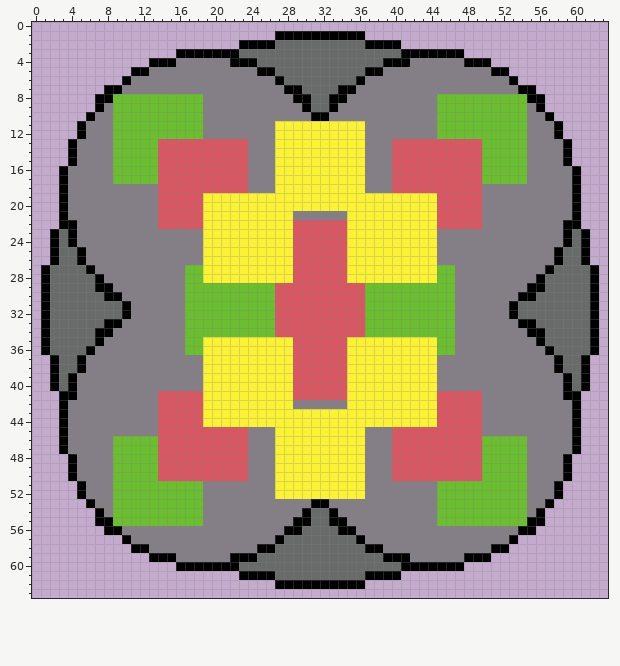
Two states of a pixel-art file, assets/textures/castle.aseprite. The picture above was drawn from the file before the commit.
64x64 pixels, 1 frame.
And afterwards:
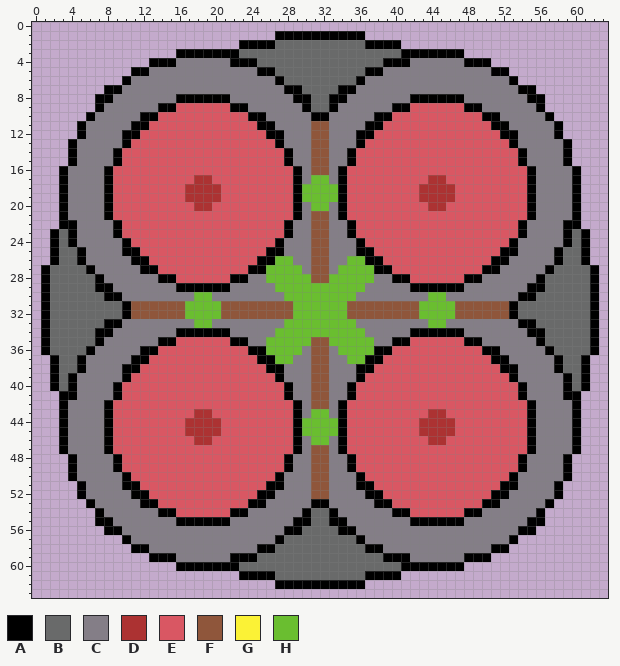
Palette (. is transparent): A #000000  B #696a6a  C #847e87  D #ac3232  E #d95763  F #8f563b  G #fbf236  H #6abe30
The exact change:
layer "Layer 4" now hidden
layer "Layer 5" added
layer "Layer 6" added
Changed rows in their new state; - is an unchanged pixel.
first column x 8:
 8 -CCCCCCCAAAAAA--------------------AAAAAACCCCCCC-
 9 -CCCCCAAEEEEEEAA----------------AAEEEEEEAACCCCC-
10 -CCCAAEEEEEEEEEEAA------------AAEEEEEEEEEEAACCC-
11 -CCAAEEEEEEEEEEEEAACCCCFFCCCCAAEEEEEEEEEEEEAACC-
12 -CAAEEEEEEEEEEEEEEAACCCFFCCCAAEEEEEEEEEEEEEEAAC-
13 -CAEEE----------EEEACCCFFCCCAEEE----------EEEAC-
14 -AEEEE----------EEEEACCFFCCAEEEE----------EEEEA-
15 -AEEEE----------EEEEACCFFCCAEEEE----------EEEEA-
16 AEEEEE----------EEEEEACFFCAEEEEE----------EEEEEA
17 AEEEEE----DD----EEEEEACHHCAEEEEE----DD----EEEEEA
18 AEEEEE---DDDD---EEEEEAHHHHAEEEEE---DDDD---EEEEEA
19 AEEEEE---DDDDEEEEEEEEAHHHHAEEEEEEEEDDDD---EEEEEA
20 AEEEEE----DDEEEEEEEEEACHHCAEEEEEEEEEDD----EEEEEA
21 AEEEEE-----EEEEEEEEEEA-FF-AEEEEEEEEEE-----EEEEEA
22 -AEEEE-----EEEEEEEEEACCFFCCAEEEEEEEEE-----EEEEA-
23 -AEEEEEEEEEEEEEEEEEEACCFFCCAEEEEEEEEEEEEEEEEEEA-
24 --AEEEEEEEEEEEEEEEEACCCFFCCCAEEEEEEEEEEEEEEEEA--
25 --AAEEEEEEEEEEEEEEAACCCFFCCCAAEEEEEEEEEEEEEEAA--
26 ---AAEEEEEEEEEEEEAAHHCCFFCCHHAAEEEEEEEEEEEEAA---
27 ----AAEEEEEEEEEEAAHHHHCFFCHHHHAAEEEEEEEEEEAA----
28 ------AAEEEEEEAACCHHHHHFFHHHHHCCAAEEEEEEAA------
29 --------AAAAAACCCCCHHHHHHHHHHCCCCCAAAAAA--------
30 ---------C--CCCCCCCCHHHHHHHHCCCCCCCC--C---------
31 ---FFFFFF----FFFFFFFFHHHHHHFFFFFFFF----FFFFFF---
32 ---FFFFFF----FFFFFFFFHHHHHHFFFFFFFF----FFFFFF---
33 ---------C--CCCCCCCCHHHHHHHHCCCCCCCC--C---------
34 --------AAAAAACCCCCHHHHHHHHHHCCCCCAAAAAA--------
35 ------AAEEEEEEAACCHHHHHFFHHHHHCCAAEEEEEEAA------
36 ----AAEEEEEEEEEEAAHHHHCFFCHHHHAAEEEEEEEEEEAA----
37 ---AAEEEEEEEEEEEEAAHHCCFFCCHHAAEEEEEEEEEEEEAA---
38 --AAEEEEEEEEEEEEEEAACCCFFCCCAAEEEEEEEEEEEEEEAA--
39 --AEEEEEEEEEEEEEEEEACCCFFCCCAEEEEEEEEEEEEEEEEA--
40 -AEEEEEEEEEEEEEEEEEEACCFFCCAEEEEEEEEEEEEEEEEEEA-
41 -AEEEE-----EEEEEEEEEACCFFCCAEEEEEEEEE-----EEEEA-
42 AEEEEE-----EEEEEEEEEEA-FF-AEEEEEEEEEE-----EEEEEA
43 AEEEEE----DDEEEEEEEEEACHHCAEEEEEEEEEDD----EEEEEA
44 AEEEEE---DDDDEEEEEEEEAHHHHAEEEEEEEEDDDD---EEEEEA
45 AEEEEE---DDDD---EEEEEAHHHHAEEEEE---DDDD---EEEEEA
46 AEEEEE----DD----EEEEEACHHCAEEEEE----DD----EEEEEA
47 AEEEEE----------EEEEEACFFCAEEEEE----------EEEEEA
48 -AEEEE----------EEEEACCFFCCAEEEE----------EEEEA-
49 -AEEEE----------EEEEACCFFCCAEEEE----------EEEEA-
50 -CAEEE----------EEEACCCFFCCCAEEE----------EEEAC-
51 -CAAEEEEEEEEEEEEEEAACCCFFCCCAAEEEEEEEEEEEEEEAAC-
52 -CCAAEEEEEEEEEEEEAACCCCFFCCCCAAEEEEEEEEEEEEAACC-
53 -CCCAAEEEEEEEEEEAA------------AAEEEEEEEEEEAACCC-
54 -CCCCCAAEEEEEEAA----------------AAEEEEEEAACCCCC-
55 -CCCCCCCAAAAAA--------------------AAAAAACCCCCCC-
